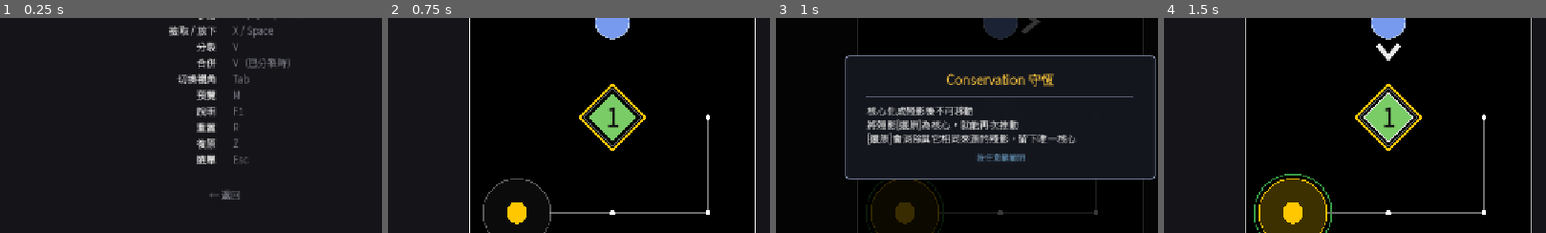
Above: before the commit, frames 1-4 (left to right).
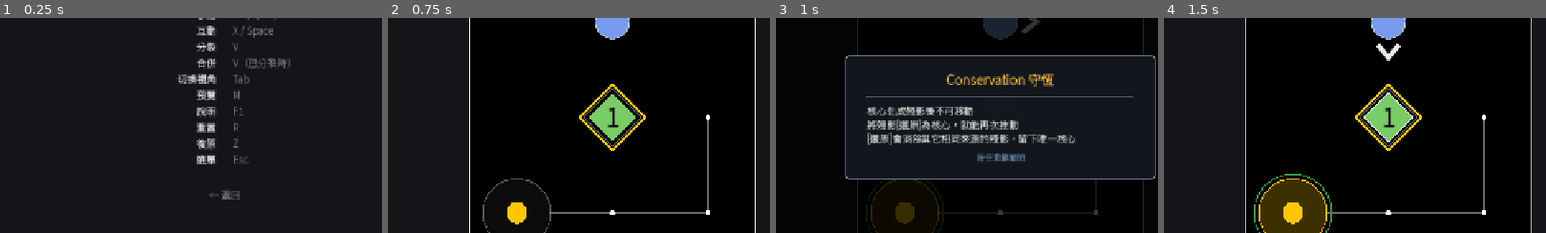
Above: after the commit, the same moments.

Repository: Periodev/DIV
Game: Godot game, scene res://scenes/settings.tscn
Two runs of this game, one before a commit and one after it. Both use one fixed random seed, a clock stepped at 60 frames per second and the inputs below. This scene is started directly instead of the project's main scene.
Inputs:
- Up to frame 1 (0.25 s): no input
- Up to frame 2 (0.75 s): tap Enter at 0.5 s; hold D from 0.53 s (still down); tap R at 0.6 s
- Up to frame 3 (1 s): keep holding D; tap Space at 0.77 s
- Up to frame 4 (1.5 s): tap Space at 1.25 s; release D at 1.28 s; hold S from 1.28 s (still down); tap Z at 1.35 s
The pictures show only the part of the screen within x 21-71%, y 27-77%; the shares and areas given below are measured in that part.

The runs differ from the first frame. In frame 1, 0.4% of the frame differs, in the area x 44-57%, y 3-9%; in frame 2, nothing differs; in frame 3, nothing differs; in frame 4, nothing differs.

Commit message:
Localize interaction hints and controls

Diff:
--- a/godot/scripts/GameController.gd
+++ b/godot/scripts/GameController.gd
@@ -574,7 +574,7 @@
 	if not active.get_held_items().is_empty():
 		var can_drop := Physics.collision_at(front_pos, active) <= 0
 		if can_drop:
-			return {text="放下", color=Color(0.2,0.78,0.2), target_pos=front_pos, is_drop=true}
+			return {text=Loc.t("interact_drop"), color=Color(0.2,0.78,0.2), target_pos=front_pos, is_drop=true}
 		return {text="", color=Color.BLACK, target_pos=Vector2i(-1,-1), is_drop=false}
 
 	var target := active.find_box_at(front_pos)
@@ -590,7 +590,7 @@
 	if uids_at_front.size() >= 2 or active.is_shadow(target.uid):
 		if not hint_allow_converge:
 			return {text="", color=Color.BLACK, target_pos=Vector2i(-1,-1), is_drop=false}
-		return {text="還原", color=Color(0,0.86,0.86), target_pos=front_pos, is_drop=false}
+		return {text=Loc.t("interact_restore"), color=Color(0,0.86,0.86), target_pos=front_pos, is_drop=false}
 
 	if not hint_allow_pickup:
 		return {text="", color=Color.BLACK, target_pos=Vector2i(-1,-1), is_drop=false}
@@ -598,13 +598,13 @@
 	if Physics.effective_capacity(active, player.pos) == 0:
 		return {text="", color=Color.BLACK, target_pos=Vector2i(-1,-1), is_drop=false}
 
-	return {text="撿取", color=Color(0.2,0.78,0.2), target_pos=front_pos, is_drop=false}
+	return {text=Loc.t("interact_pickup"), color=Color(0.2,0.78,0.2), target_pos=front_pos, is_drop=false}
 
 
 func get_timeline_hint() -> String:
 	if not has_branched:
 		if div_points > 0:
-			return "V 分裂"
+			return Loc.t("timeline_diverge")
 		return ""
 
 	var focused    := get_active_branch()
@@ -621,14 +621,14 @@
 					different = true
 					break
 		if different:
-			return "F 抓取合併"
+			return Loc.t("timeline_fetch_merge")
 
 	if f_held.is_empty() and not o_held.is_empty():
 		if focused.terrain.get(focused.get_player().pos, Enums.TerrainType.FLOOR) == Enums.TerrainType.NO_CARRY:
-			return "V 合併  [抓取禁止]"
-		return "V 合併  F 抓取"
-
-	return "V 合併"
+			return Loc.t("timeline_merge_fetch_blocked")
+		return Loc.t("timeline_merge_fetch")
+
+	return Loc.t("timeline_merge")
 
 
 # ---------------------------------------------------------------------------
--- a/godot/scripts/GameRenderer.gd
+++ b/godot/scripts/GameRenderer.gd
@@ -1584,7 +1584,7 @@
 	var ascent:  float = font.get_ascent(font_size)
 	var descent: float = font.get_descent(font_size)
 
-	if ih.text == "放下":
+	if ih.is_inset:
 		var drop_center: Vector2 = _grid_to_local_center(ih.target_pos, eff)
 		var drop_size: float = NR * 0.90
 		var frame_col: Color = COLOR_INTERACT_GRAY
@@ -1596,7 +1596,7 @@
 				maxf(1.2, 1.8 * cell_scale),
 				maxf(3.0, 4.0 * cell_scale),
 				0.0)
-	# Text floats above the target entity (all actions, including 放下).
+	# Text floats above the target entity (all actions, including drop).
 	var anchor: Vector2 = _grid_to_local_center(ih.target_pos, eff)
 	var clearance: float = NR + 9.0 * cell_scale + 2.0
 	var text_center: Vector2 = anchor - Vector2(0.0, clearance)
--- a/godot/scripts/HintLayoutBuilder.gd
+++ b/godot/scripts/HintLayoutBuilder.gd
@@ -50,7 +50,7 @@
 
 	if not spec.has_branched:
 		if spec.timeline_hint != "":
-			boxes.append(_build_timeline_box(spec.branch_hint_active, viewport_size))
+			boxes.append(_build_timeline_box(spec.timeline_hint, spec.branch_hint_active, viewport_size))
 		return boxes
 
 	boxes.append_array(_build_tab_boxes(spec))
@@ -86,7 +86,7 @@
 static func _build_tab_box(rect: Rect2, active: bool, is_left: bool) -> HintBoxSpec:
 	var box := HintBoxSpec.new()
 	box.id = "tab_left" if is_left else "tab_right"
-	box.text = "< [Tab]" if is_left else "[Tab] >"
+	box.text = Loc.t("tab_left") if is_left else Loc.t("tab_right")
 	box.rect = rect
 	box.font_size = 14
 	box.bg_color = TAB_ACTIVE_BG if active else TAB_INACTIVE_BG
@@ -97,7 +97,7 @@
 	return box
 
 
-static func _build_timeline_box(is_active: bool, viewport_size: Vector2) -> HintBoxSpec:
+static func _build_timeline_box(text: String, is_active: bool, viewport_size: Vector2) -> HintBoxSpec:
 	var box_w: float = 150.0
 	var box_h: float = 40.0
 	var center_x: float = (viewport_size.x - box_w) * 0.5
@@ -106,7 +106,7 @@
 
 	var box := HintBoxSpec.new()
 	box.id = "diverge"
-	box.text = "[V] 分裂"
+	box.text = text
 	box.rect = rect
 	box.text_center = rect.get_center()
 	box.font_size = 16
@@ -127,7 +127,7 @@
 
 	var box := HintBoxSpec.new()
 	box.id = "preview"
-	box.text = "[M] Cancel Preview" if is_active else "[M] Preview Merge"
+	box.text = Loc.t("preview_on") if is_active else Loc.t("preview_off")
 	box.rect = rect
 	box.text_center = rect.get_center()
 	box.font_size = 14
@@ -146,7 +146,7 @@
 
 	var box := HintBoxSpec.new()
 	box.id = "merge"
-	box.text = "[V] 合併"
+	box.text = Loc.t("merge_btn")
 	box.rect = rect
 	box.text_center = rect.get_center()
 	box.font_size = 16
@@ -165,7 +165,7 @@
 
 	var box := HintBoxSpec.new()
 	box.id = "fetch"
-	box.text = "[F] Fetch Merge"
+	box.text = Loc.t("fetch_btn")
 	box.rect = rect
 	box.text_center = rect.get_center()
 	box.font_size = 14
--- a/godot/scripts/Localization.gd
+++ b/godot/scripts/Localization.gd
@@ -20,6 +20,14 @@
 		"spotlight_next":   "按任意鍵繼續",
 		"spotlight_last":   "按任意鍵開始",
 		"desc_close":   "按任意鍵關閉",
+		"interact_pickup": "撿取",
+		"interact_drop": "放下",
+		"interact_restore": "還原",
+		"timeline_diverge": "V 分裂",
+		"timeline_fetch_merge": "F 抓取合併",
+		"timeline_merge_fetch_blocked": "V 合併  [抓取禁止]",
+		"timeline_merge_fetch": "V 合併  F 抓取",
+		"timeline_merge": "V 合併",
 		"ls_zone":      "Zone %d",
 		"ls_done":      "Done",
 		"ls_no_levels": "No levels found",
@@ -88,6 +96,14 @@
 		"spotlight_next":   "Press any key to continue",
 		"spotlight_last":   "Press any key to start",
 		"desc_close":   "Press any key to close",
+		"interact_pickup": "Pickup",
+		"interact_drop": "Drop",
+		"interact_restore": "Restore",
+		"timeline_diverge": "V Diverge",
+		"timeline_fetch_merge": "F Fetch Merge",
+		"timeline_merge_fetch_blocked": "V Merge  [Fetch Blocked]",
+		"timeline_merge_fetch": "V Merge  F Fetch",
+		"timeline_merge": "V Merge",
 		"ls_zone":      "Zone %d",
 		"ls_done":      "Done",
 		"ls_no_levels": "No levels found",
--- a/godot/scripts/Settings.gd
+++ b/godot/scripts/Settings.gd
@@ -17,7 +17,7 @@
 		"hint": "←/→ 切換語言　Enter/Esc 返回",
 		"keys": [
 			["移動", "←↑↓→ / WASD"],
-			["撿取 / 放下", "X / Space"],
+			["互動", "X / Space"],
 			["分裂", "V"],
 			["合併", "V（已分裂時）"],
 			["切換視角", "Tab"],
@@ -35,7 +35,7 @@
 		"hint": "←/→ language   Enter/Esc back",
 		"keys": [
 			["Move", "←↑↓→ / WASD"],
-			["Pickup / Drop", "X / Space"],
+			["Interact", "X / Space"],
 			["Diverge", "V"],
 			["Merge", "V (when diverged)"],
 			["Switch View", "Tab"],
